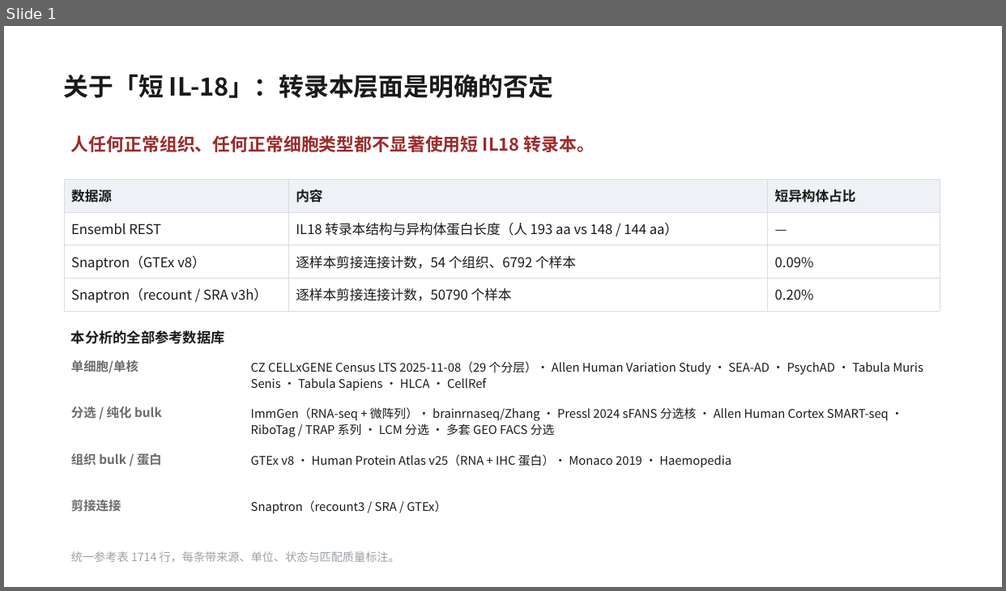
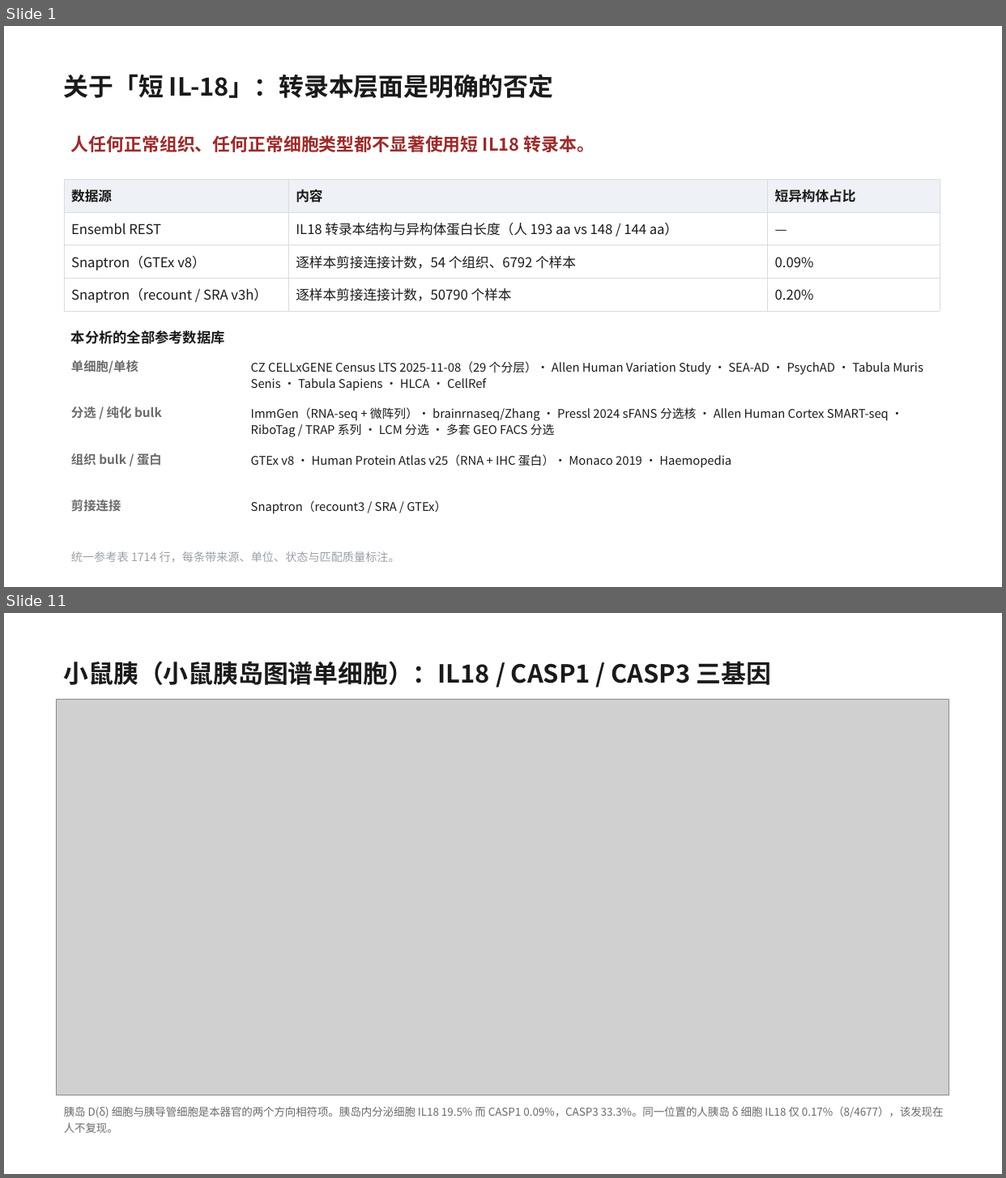
Before and after one commit to 7c96bzczcj-prog/aaa, a slide deck: il18_casp5organ/IL18_CASP_五器官筛选.pptx. Shown one above the other, each under a label of ours: slide 1 before the commit, slides 1 and 11 after it; the slides between them are not shown. The pictures are 1006x591 and 1006x1178 pixels, drawn with LibreOffice and Linux fonts; fonts in the diff are those of the drawing; grey boxes stand for pictures. Boxes give left, top, right and bottom in pixels: in the first picture for what was removed or moved away, otherwise in the second. Text is boxed around its words. In the diff, an @@ line names an element or a change of style, - is before the commit and + after.

```diff
--- a/il18_casp5organ/IL18_CASP_五器官筛选.pptx
+++ b/il18_casp5organ/IL18_CASP_五器官筛选.pptx
@@ slide 11 added at bbox=[4, 613, 1002, 1174], background #FFFFFF @@
@@ text added at bbox=[64, 661, 771, 685], 24 pt, text #1A1A1A, bold @@
+小鼠胰（小鼠胰岛图谱单细胞）：IL18 / CASP1 / CASP3 三基因
@@ picture added at bbox=[57, 699, 949, 1096] @@
@@ text added at bbox=[64, 1106, 944, 1133], 10.5 pt, text #6B6B6B @@
+胰岛 D(δ) 细胞与胰导管细胞是本器官的两个方向相符项。胰岛内分泌细胞 IL18 19.5% 而 CASP1 0.09%，CASP3 33.3%。同一位置的人胰岛 δ 细胞 IL18 仅 0.17%（8/4677），该发现在人不复现。
```
Also in this commit, not shown: 4 slides changed, 7 other slides added, 15 other files.
